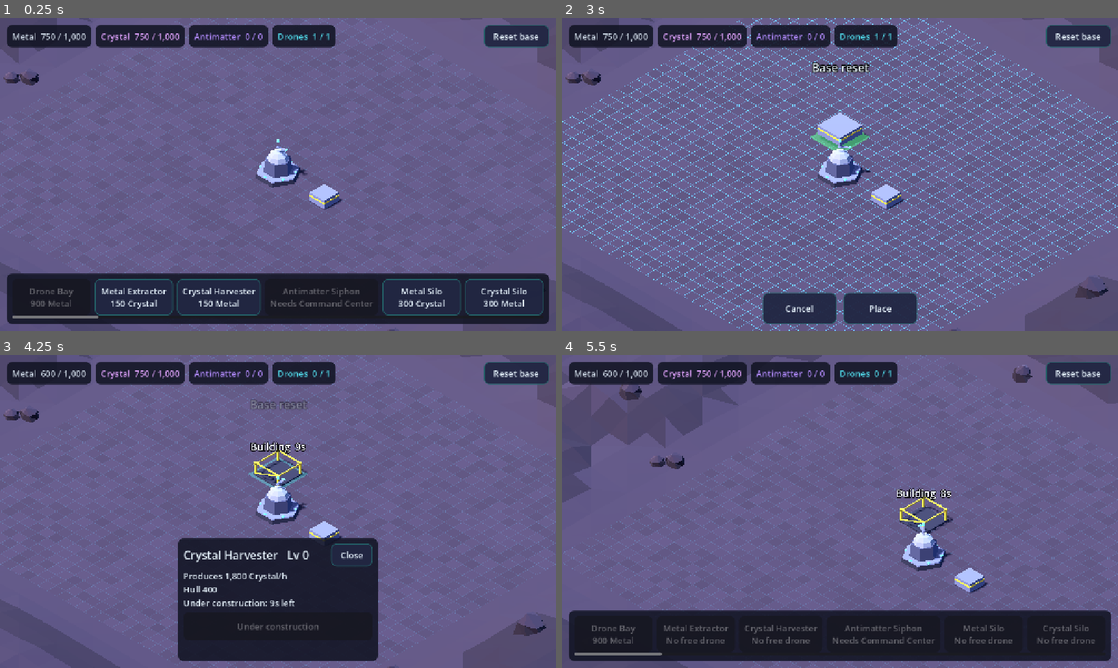
Above: before the commit, frames 1-4 (two rows, left to right).
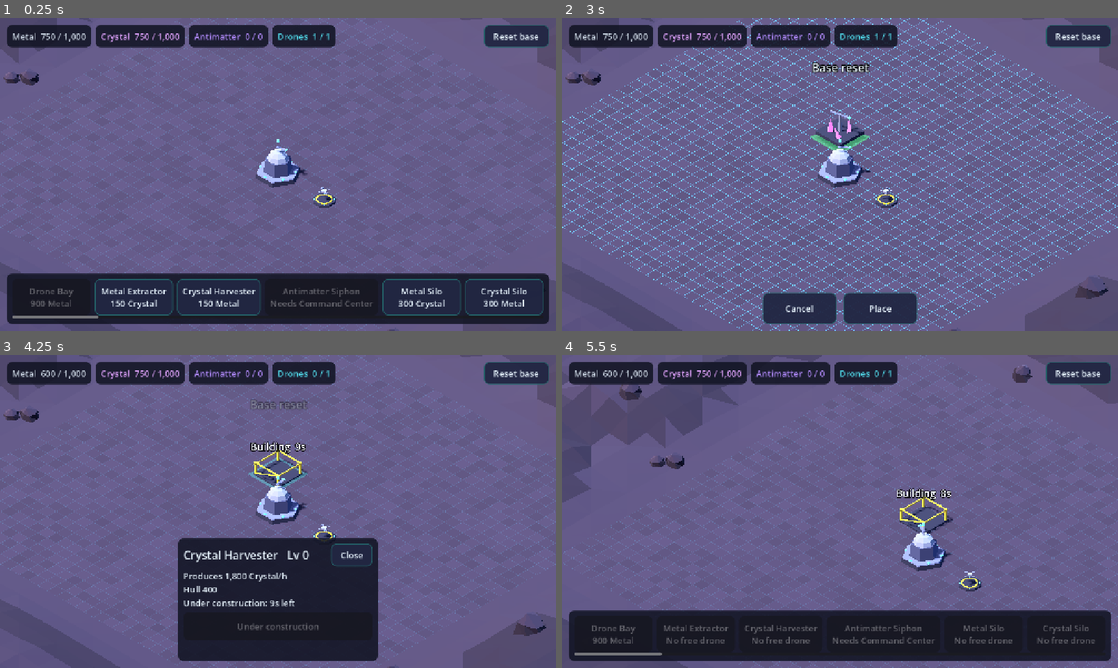
Above: after the commit, the same moments.

Repository: tarnan3751/space-game
Game: Godot game, scene res://scenes/main.tscn
Two runs of this game, one before a commit and one after it. Both use one fixed random seed, a clock stepped at 60 frames per second and the inputs below.
Inputs (mouse positions are in pixels of both pictures, inside the frame that each line leads up to):
- Up to frame 1 (0.25 s): no input
- Up to frame 2 (3 s): click "Metal Extractor 150 Crystal" at 0.5 s; click "Place" at 1.25 s; click "Reset base" at 2 s; click "Crystal Harvester 150 Metal" at 2.75 s
- Up to frame 3 (4.25 s): click "Place" at 3.5 s
- Up to frame 4 (5.5 s): move the mouse to (962, 495) at 4.27 s; click (962, 495) at 4.42 s; tap Enter at 5 s; drag from (728, 527) to (812, 574) at 5.02 s

The runs differ from the first frame. In frame 1, 0.3% of the frame differs, in the area x 55-62%, y 53-62%; in frame 2, 0.9%, in the area x 45-62%, y 29-62%; in frame 3, 0.2%; in frame 4, 0.3%.

Commit message:
Add the resource building models
Resource buildings stand on square slabs: the Drone Bay keeps its pad,
hazard hoop and parked drone; the Metal Extractor is a drill rig with a
spinning bit that gains an ore pile, a twin gantry from level 3 and a
hopper; the Crystal Harvester grows one more glowing magenta shard per
level under its scanning arm; the Antimatter Siphon is a tall spire with
a spinning violet core ring; the Metal and Crystal Silos add tanks and
height per level, the crystal one with glowing windows; the Antimatter
Vault is a squat cube with violet seams and containment pylons. Each top
level carries gold.

Diff:
--- a/src/game/building_models.gd
+++ b/src/game/building_models.gd
@@ -20,7 +20,16 @@
 ## [the footprint size a model is built for, the levels it has models for] per type.
 const MODELS := {
 	"command_center": [4, 5],
+	"drone_bay": [2, 1],
+	"metal_extractor": [3, 5],
+	"crystal_harvester": [3, 5],
+	"antimatter_siphon": [3, 3],
+	"metal_silo": [3, 5],
+	"crystal_silo": [3, 5],
+	"antimatter_vault": [3, 3],
 }
+## Octagons are turned so their flat sides face along X and Z.
+const OCTAGON := Vector3(0, 22.5, 0)
 ## Where the Command Center's antennae stand, in the order levels add them (degrees).
 const ANTENNAE := [200.0, 340.0, 100.0, 20.0]
 
@@ -110,6 +119,20 @@
 	match type:
 		"command_center":
 			_command_center(p, level)
+		"drone_bay":
+			_drone_bay(p)
+		"metal_extractor":
+			_metal_extractor(p, level)
+		"crystal_harvester":
+			_crystal_harvester(p, level)
+		"antimatter_siphon":
+			_antimatter_siphon(p, level)
+		"metal_silo":
+			_silo(p, level, "metal", "orange", "")
+		"crystal_silo":
+			_silo(p, level, "hull", "hull_light", "glow_magenta")
+		"antimatter_vault":
+			_antimatter_vault(p, level)
 
 
 # --- Shared parts --------------------------------------------------------------
@@ -117,6 +140,11 @@
 ## Gold on the top level, `normal` below it.
 static func _accent(level: int, top: int, normal: String) -> String:
 	return "gold" if level >= top else normal
+
+
+## The square slab resource and army buildings stand on.
+static func _slab(m: LowPolyMesh, size: float, height: float) -> void:
+	m.box(Vector3(0.88 * size, height, 0.88 * size), Vector3.ZERO, "hull_dark")
 
 
 ## A point on a circle of `radius` around the Y axis, at `degrees` from +X towards +Z.
@@ -182,3 +210,137 @@
 	p.speed = 0.8
 	p.spin.box(Vector3(0.9, 0.05, 0.22), Vector3(0.3, 0, 0), "hull_light")
 	p.spin.box(Vector3(0.12, 0.12, 0.28), Vector3(0.75, -0.03, 0), "glow_cyan")
+
+
+# --- Resources -----------------------------------------------------------------
+
+static func _drone_bay(p: Parts) -> void:
+	var m := p.body
+	m.prism(0.92, 0.88, 0.15, 8, Vector3.ZERO, "hull_dark", OCTAGON)
+	m.ring(0.55, 0.68, 0.04, 12, Vector3(0, 0.15, 0), "hazard")
+	for i: int in 4:
+		m.box(Vector3(0.1, 0.06, 0.1), _around(0.75, 45 + 90 * i, 0.15), "glow_cyan")
+	p.pivot = Vector3(0, 0.95, 0)
+	p.speed = 1.6
+	var drone := p.spin
+	drone.box(Vector3(0.36, 0.12, 0.36), Vector3(0, -0.06, 0), "metal")
+	drone.orb(0.08, 6, 3, Vector3(0, -0.1, 0), "glow_cyan")
+	for corner: Vector2 in [Vector2(-1, -1), Vector2(1, -1), Vector2(-1, 1), Vector2(1, 1)]:
+		drone.box(Vector3(0.18, 0.03, 0.18), Vector3(corner.x * 0.28, 0.0, corner.y * 0.28), "hull_light")
+
+
+static func _metal_extractor(p: Parts, level: int) -> void:
+	var m := p.body
+	var paint := _accent(level, 5, "orange")
+	_slab(m, 3, 0.3)
+	var height := 1.5 + 0.2 * level
+	var tower := Vector3(-0.75, 0.3, -0.75)
+	m.box(Vector3(0.5, height, 0.5), tower, paint)
+	m.box(Vector3(0.85, 0.35, 0.85), tower + Vector3(0, height, 0), "hull_light")
+	var beam_y := 0.3 + height + 0.1
+	if level >= 3:
+		var left := Vector3(-0.75, 0.3, 1.0)
+		var right := Vector3(1.0, 0.3, -0.75)
+		m.box(Vector3(0.22, height, 0.22), left, paint)
+		m.box(Vector3(0.22, height, 0.22), right, paint)
+		m.strut(Vector3(left.x, beam_y - 0.1, left.z), Vector3(right.x, beam_y - 0.1, right.z), 0.24, "hull_light")
+	else:
+		m.strut(Vector3(-0.6, beam_y, -0.6), Vector3(0.2, beam_y, 0.2), 0.22, "hull_light")
+	if level >= 2:
+		m.dome(0.38, 0.3, 6, 2, Vector3(0.85, 0.3, 0.85), "metal_dark")
+	if level >= 4:
+		m.box(Vector3(0.5, 0.45, 0.6), Vector3(-1.0, 0.3, 0.55), "hull")
+		m.box(Vector3(0.14, 0.14, 0.14), tower + Vector3(0.3, height + 0.1, 0.3), "glow_orange")
+	p.pivot = Vector3(0.12, 0.3, 0.12)
+	p.speed = 3.0
+	p.spin.prism(0.05, 0.3 + 0.03 * level, 0.75, 5, Vector3.ZERO, "metal")
+	p.spin.box(Vector3(0.35, 0.15, 0.35), Vector3(0, 0.75, 0), "metal_dark")
+	p.spin.prism(0.07, 0.07, beam_y - 0.3 - 0.9, 4, Vector3(0, 0.9, 0), "metal_dark")
+
+
+## [x, z, height, radius, tilt x, tilt z] of each crystal shard, in the order levels add them.
+const SHARDS := [
+	[-0.55, 0.45, 1.5, 0.3, 12, -10],
+	[0.6, -0.4, 1.3, 0.26, -12, 12],
+	[0.55, 0.7, 1.1, 0.24, 14, 14],
+	[-0.75, -0.5, 1.2, 0.25, -10, -14],
+	[1.0, 0.15, 0.9, 0.2, 0, 18],
+	[-0.1, 1.0, 0.95, 0.2, 18, 0],
+	[0.15, -1.0, 0.85, 0.2, -16, 0],
+]
+
+
+static func _crystal_harvester(p: Parts, level: int) -> void:
+	var m := p.body
+	_slab(m, 3, 0.25)
+	for i: int in 2 + level:
+		var shard: Array = SHARDS[i]
+		var foot := Vector3(shard[0], 0.25, shard[1])
+		var height: float = shard[2]
+		var radius: float = shard[3]
+		m.cone(radius, height, 4, foot, "glow_magenta", Vector3(shard[4], 0, shard[5]))
+	m.prism(0.16, 0.11, 1.5, 6, Vector3(0, 0.25, 0), _accent(level, 5, "metal_dark"))
+	p.pivot = Vector3(0, 1.75, 0)
+	p.speed = 1.2
+	p.spin.box(Vector3(1.8, 0.08, 0.14), Vector3.ZERO, "hull_light")
+	p.spin.box(Vector3(0.16, 0.16, 0.22), Vector3(0.85, -0.04, 0), "glow_gold" if level >= 5 else "glow_cyan")
+
+
+static func _antimatter_siphon(p: Parts, level: int) -> void:
+	var m := p.body
+	m.prism(1.35, 1.2, 0.35, 6, Vector3.ZERO, "hull_dark")
+	m.prism(0.8, 0.7, 0.25, 6, Vector3(0, 0.35, 0), "hull")
+	var spire := 2.0 + 0.3 * level
+	m.prism(0.3, 0.07, spire, 6, Vector3(0, 0.6, 0), "metal")
+	m.orb(0.14, 6, 3, Vector3(0, 0.65 + spire, 0), "glow_violet")
+	for degrees: float in [30.0, 150.0, 270.0]:
+		m.strut(_around(1.0, degrees, 0.35), _around(0.2, degrees, 1.5), 0.12, _accent(level, 3, "hull_light"))
+	p.pivot = Vector3(0, 1.5, 0)
+	p.speed = 1.4
+	p.spin.ring(0.42, 0.62, 0.14, 8, Vector3.ZERO, "glow_violet")
+	if level >= 2:
+		p.spin.ring(0.3, 0.44, 0.1, 8, Vector3(0, 0.55, 0), "glow_violet")
+
+
+## Metal and crystal silos: tanks on a slab, more and taller with each level.
+static func _silo(p: Parts, level: int, body: String, band: String, window: String) -> void:
+	var m := p.body
+	_slab(m, 3, 0.25)
+	var tanks: Array[Vector2] = [Vector2(-0.55, 0.55), Vector2(0.55, -0.55)]
+	if level >= 3:
+		tanks.push_front(Vector2(-0.6, -0.6))
+	if level >= 4:
+		tanks = [Vector2(-0.6, -0.6), Vector2(0.6, -0.6), Vector2(-0.6, 0.6), Vector2(0.6, 0.6)]
+	var radius := 0.45 if tanks.size() == 2 else 0.42
+	var height := 1.0 + 0.15 * level
+	var trim := _accent(level, 5, band)
+	for spot: Vector2 in tanks:
+		var base := Vector3(spot.x, 0.25, spot.y)
+		m.prism(radius, radius, height, 8, base, body)
+		m.dome(radius, 0.3, 8, 2, base + Vector3(0, height, 0), "metal")
+		m.prism(radius + 0.04, radius + 0.04, 0.12, 8, base + Vector3(0, height * 0.6, 0), trim)
+		if window != "":
+			m.box(Vector3(0.1, height - 0.45, 0.22), base + _around(radius, 45, 0.2), window, Vector3(0, -45, 0))
+	if level >= 2:
+		m.strut(Vector3(-0.55, 0.05 + height, 0.55), Vector3(0.55, 0.05 + height, -0.55), 0.16, trim)
+
+
+static func _antimatter_vault(p: Parts, level: int) -> void:
+	var m := p.body
+	_slab(m, 3, 0.2)
+	var height := 0.9 + 0.2 * level
+	m.box(Vector3(1.6, height, 1.6), Vector3(0, 0.2, 0), "hull")
+	m.box(Vector3(1.64, 0.07, 1.64), Vector3(0, 0.2 + height * 0.5, 0), "glow_violet")
+	m.box(Vector3(0.08, height, 0.08), Vector3(0.8, 0.2, 0), "glow_violet")
+	m.box(Vector3(0.08, height, 0.08), Vector3(0, 0.2, 0.8), "glow_violet")
+	var top := 0.2 + height
+	m.box(Vector3(1.2, 0.15, 1.2), Vector3(0, top, 0), "hull_light")
+	if level >= 2:
+		m.disc(0.4, 6, Vector3(0, top + 0.151, 0), "glow_violet")
+	var pylon := 1.1 + 0.25 * level
+	for corner: Vector2 in [Vector2(-1, -1), Vector2(1, -1), Vector2(-1, 1), Vector2(1, 1)]:
+		var foot := Vector3(corner.x * 1.08, 0.2, corner.y * 1.08)
+		m.prism(0.12, 0.09, pylon, 4, foot, _accent(level, 3, "hull_light"), Vector3(0, 45, 0))
+		m.orb(0.12, 6, 2, foot + Vector3(0, pylon + 0.1, 0), "glow_violet")
+	if level >= 3:
+		m.orb(0.25, 8, 3, Vector3(0, top + 0.6, 0), "glow_violet")
